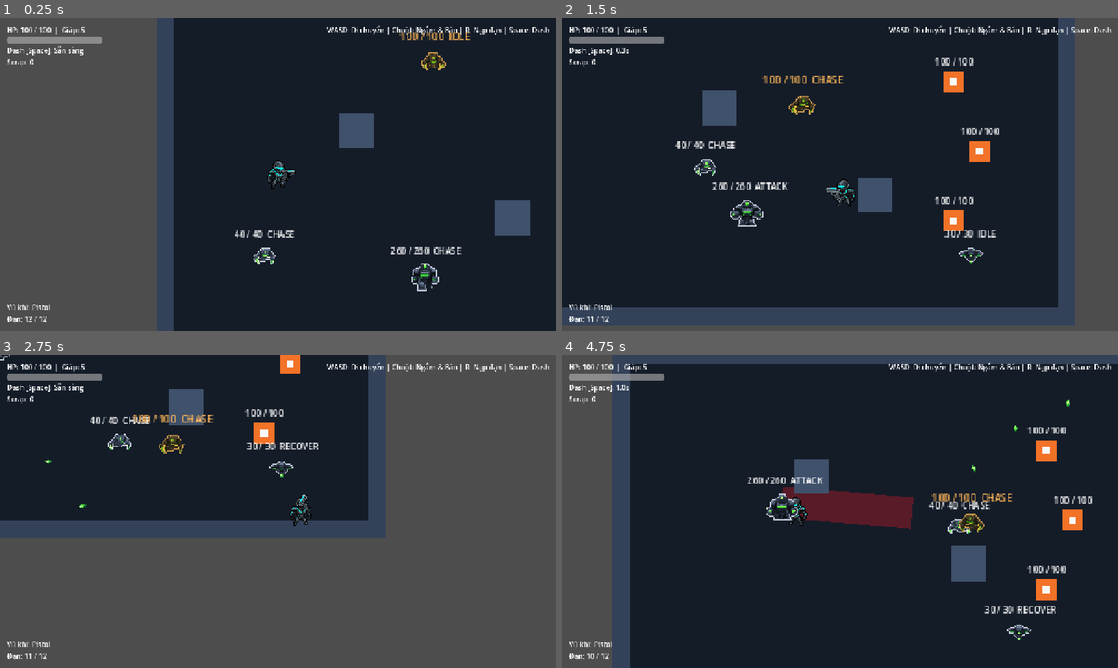
Above: before the commit, frames 1-4 (two rows, left to right).
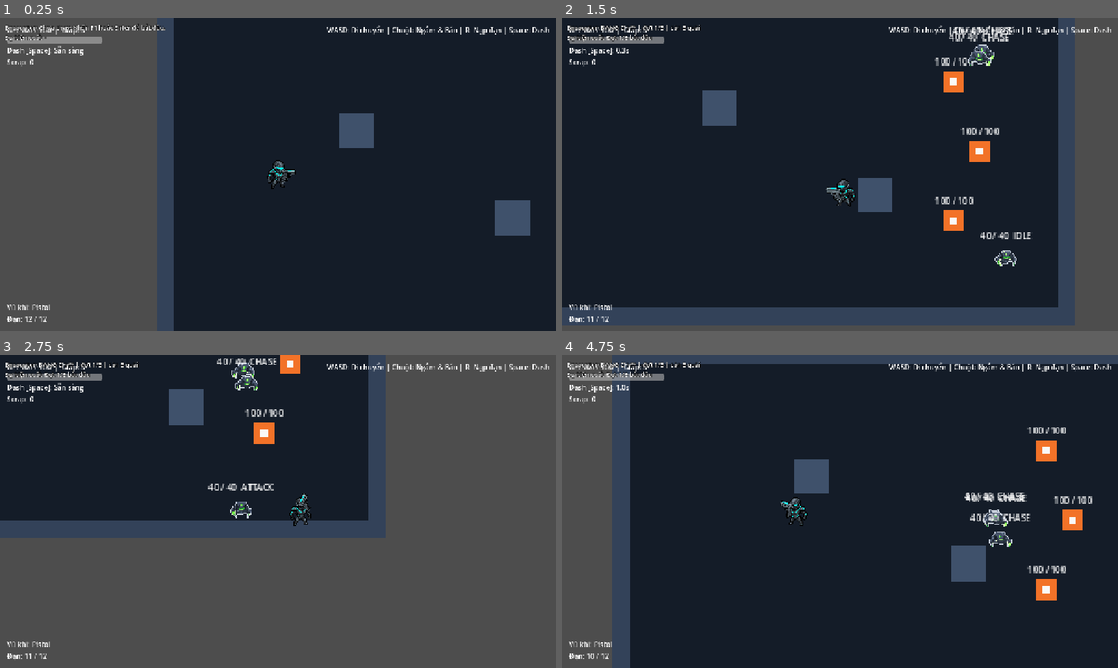
Above: after the commit, the same moments.

Repository: phuvi301/riftbound
Game: Godot game, scene res://scenes/test/test_arena_a.tscn
The game is run twice, just before and just after one commit, with the same random seed, the same clock (stepped at 60 frames per second) and the same inputs.
Inputs (mouse positions are in pixels of both pictures, inside the frame that each line leads up to):
- Up to frame 1 (0.25 s): no input
- Up to frame 2 (1.5 s): tap Enter at 0.5, 0.8, 1.35 s; move the mouse to (962, 158) at 0.52 s; hold D (move_right) 0.53-1.28 s; tap Space (dash) at 0.6 s; click (962, 158) at 0.67 s; move the mouse to (728, 190) at 1.27 s; hold S (move_down) from 1.28 s (still down)
- Up to frame 3 (2.75 s): tap Keypad Enter at 1.55, 2.1 s; move the mouse to (333, 442) at 2.02 s; release S (move_down) at 2.03 s; hold D (move_right) from 2.03 s (still down); tap E at 2.3 s
- Up to frame 4 (4.75 s): move the mouse to (812, 574) at 2.77 s; release D (move_right) at 2.78 s; hold W (move_up) 2.78-3.53 s; tap E at 2.85 s; click (812, 574) at 2.92 s; tap F at 3.05, 3.6 s; move the mouse to (1006, 558) at 3.52 s; hold A (move_left) from 3.53 s (still down); tap K at 3.8, 4.35 s; move the mouse to (673, 464) at 4.27 s; tap Space (dash) at 4.55 s

The runs differ from the first frame. In frame 1, 1.4% of the frame differs, in the area x 1-85%, y 1-88%; in frame 2, 2.3%; in frame 3, 1.8%; in frame 4, 4.2%, in the area x 1-92%, y 2-92%.

Commit message:
feat(encounter): add wave-based Encounter with lock/unlock/cleared signals and arena debug HUD

Diff:
--- a/scenes/enemies/elite/elite_brute_golem.tscn
+++ b/scenes/enemies/elite/elite_brute_golem.tscn
@@ -1,6 +1,11 @@
-[gd_scene format=3]
+[gd_scene format=3 uid="uid://caeuyq1m4viq8"]
 
 [ext_resource type="PackedScene" path="res://scenes/enemies/brute_golem/brute_golem.tscn" id="1_base"]
 
 [node name="EliteBruteGolem" unique_id=1113001 instance=ExtResource("1_base")]
+telegraph_time = 0.7
+dash_time = 0.35
+dash_speed = 430.0
+hit_knockback = 260.0
+telegraph_width = 36.0
 is_elite = true
--- a/scenes/test/test_arena_a.tscn
+++ b/scenes/test/test_arena_a.tscn
@@ -4,11 +4,14 @@
 [ext_resource type="PackedScene" path="res://scenes/player/player.tscn" id="2_player"]
 [ext_resource type="PackedScene" path="res://scenes/test/target_dummy.tscn" id="3_dummy"]
 [ext_resource type="PackedScene" path="res://scenes/ui/hud_minimal.tscn" id="4_hud"]
+[ext_resource type="PackedScene" path="res://scenes/enemies/brute_golem/brute_golem.tscn" id="5_brute"]
 [ext_resource type="PackedScene" path="res://scenes/enemies/melee_drone/melee_drone.tscn" id="5_melee"]
 [ext_resource type="PackedScene" path="res://scenes/enemies/ranger_drone/ranger_drone.tscn" id="5_ranger"]
-[ext_resource type="PackedScene" path="res://scenes/enemies/brute_golem/brute_golem.tscn" id="5_brute"]
-[ext_resource type="PackedScene" path="res://scenes/enemies/elite/elite_melee_drone.tscn" id="5_elite"]
-[ext_resource type="Script" path="res://scripts/test/arena_nav_bake.gd" id="6_navbake"]
+[ext_resource type="Script" uid="uid://c4afvkows400d" path="res://scripts/test/arena_nav_bake.gd" id="6_navbake"]
+[ext_resource type="Script" uid="uid://s4wsfbo8v05a" path="res://scripts/test/encounter_debug.gd" id="e_dbg"]
+[ext_resource type="Script" uid="uid://bl884ivs5lkgi" path="res://scripts/encounter/encounter.gd" id="e_enc"]
+[ext_resource type="Script" uid="uid://c3mkmrbnq8xsx" path="res://scripts/encounter/wave_entry.gd" id="e_entry"]
+[ext_resource type="Script" uid="uid://c48knc08qlj3o" path="res://scripts/encounter/wave_data.gd" id="e_wave"]
 
 [sub_resource type="RectangleShape2D" id="RectangleShape2D_wall_h"]
 size = Vector2(640, 20)
@@ -18,6 +21,42 @@
 
 [sub_resource type="RectangleShape2D" id="RectangleShape2D_pillar"]
 size = Vector2(40, 40)
+
+[sub_resource type="Resource" id="WE_melee3"]
+script = ExtResource("e_entry")
+scene = ExtResource("5_melee")
+count = 3
+
+[sub_resource type="Resource" id="WD1"]
+script = ExtResource("e_wave")
+entries = Array[ExtResource("e_entry")]([SubResource("WE_melee3")])
+
+[sub_resource type="Resource" id="WE_ranger2"]
+script = ExtResource("e_entry")
+scene = ExtResource("5_ranger")
+count = 2
+
+[sub_resource type="Resource" id="WE_melee2"]
+script = ExtResource("e_entry")
+scene = ExtResource("5_melee")
+count = 2
+
+[sub_resource type="Resource" id="WD2"]
+script = ExtResource("e_wave")
+entries = Array[ExtResource("e_entry")]([SubResource("WE_ranger2"), SubResource("WE_melee2")])
+
+[sub_resource type="Resource" id="WE_brute1"]
+script = ExtResource("e_entry")
+scene = ExtResource("5_brute")
+
+[sub_resource type="Resource" id="WE_elite1"]
+script = ExtResource("e_entry")
+scene = ExtResource("5_melee")
+elite = true
+
+[sub_resource type="Resource" id="WD3"]
+script = ExtResource("e_wave")
+entries = Array[ExtResource("e_entry")]([SubResource("WE_brute1"), SubResource("WE_elite1")])
 
 [node name="TestArenaA" type="Node2D" unique_id=1358108506]
 script = ExtResource("1_arena")
@@ -107,41 +146,39 @@
 [node name="TargetDummy3" parent="." unique_id=1324372983 instance=ExtResource("3_dummy")]
 position = Vector2(180, 80)
 
-[node name="NavigationRegion2D" type="NavigationRegion2D" parent="."]
+[node name="NavigationRegion2D" type="NavigationRegion2D" parent="." unique_id=1627301845]
 script = ExtResource("6_navbake")
 
-[node name="SpawnPoints" type="Node2D" parent="."]
+[node name="SpawnPoints" type="Node2D" parent="." unique_id=2123124345]
 
-[node name="Spawn1" type="Marker2D" parent="SpawnPoints"]
+[node name="Spawn1" type="Marker2D" parent="SpawnPoints" unique_id=1645838950]
 position = Vector2(250, -130)
 
-[node name="Spawn2" type="Marker2D" parent="SpawnPoints"]
+[node name="Spawn2" type="Marker2D" parent="SpawnPoints" unique_id=398216939]
 position = Vector2(250, 130)
 
-[node name="Spawn3" type="Marker2D" parent="SpawnPoints"]
+[node name="Spawn3" type="Marker2D" parent="SpawnPoints" unique_id=1423997610]
 position = Vector2(0, -140)
 
-[node name="Spawn4" type="Marker2D" parent="SpawnPoints"]
+[node name="Spawn4" type="Marker2D" parent="SpawnPoints" unique_id=1722039402]
 position = Vector2(0, 140)
 
-[node name="Spawn5" type="Marker2D" parent="SpawnPoints"]
+[node name="Spawn5" type="Marker2D" parent="SpawnPoints" unique_id=1026555695]
 position = Vector2(-250, -130)
 
-[node name="Spawn6" type="Marker2D" parent="SpawnPoints"]
+[node name="Spawn6" type="Marker2D" parent="SpawnPoints" unique_id=2107022910]
 position = Vector2(-250, 130)
 
-[node name="Enemies" type="Node2D" parent="."]
-
-[node name="MeleeDrone" parent="Enemies" instance=ExtResource("5_melee")]
-position = Vector2(-200, 120)
-
-[node name="RangerDrone" parent="Enemies" instance=ExtResource("5_ranger")]
-position = Vector2(200, 120)
-
-[node name="BruteGolem" parent="Enemies" instance=ExtResource("5_brute")]
-position = Vector2(0, 120)
-
-[node name="EliteMeleeDrone" parent="Enemies" instance=ExtResource("5_elite")]
-position = Vector2(0, -130)
+[node name="Enemies" type="Node2D" parent="." unique_id=1558900080]
 
 [node name="HUDMinimal" parent="." unique_id=1527064317 instance=ExtResource("4_hud")]
+
+[node name="Encounter" type="Node" parent="." unique_id=444974361]
+script = ExtResource("e_enc")
+waves = Array[ExtResource("e_wave")]([SubResource("WD1"), SubResource("WD2"), SubResource("WD3")])
+spawn_points = NodePath("../SpawnPoints")
+spawn_parent = NodePath("../Enemies")
+
+[node name="EncounterDebug" type="Node" parent="." unique_id=1871394434]
+script = ExtResource("e_dbg")
+encounter = NodePath("../Encounter")
--- /dev/null
+++ b/scripts/encounter/encounter.gd
@@ -0,0 +1,260 @@
+class_name Encounter
+extends Node
+## Điều phối các đợt quái trong một phòng. Không có hình ảnh: phòng (C hoặc prefab của B) chứa node này.
+##
+## Luồng: start() -> lock_requested -> spawn đợt 1 -> hết quái thì spawn đợt kế -> hết đợt cuối thì
+## unlock_requested rồi encounter_cleared(result) (chỉ phát đúng một lần).
+##
+## Co-op (host-authoritative): chỉ host chạy Encounter. Client gọi start() sẽ bị bỏ qua.
+
+signal wave_started(index: int, total: int)
+signal wave_cleared(index: int)
+## C nối với cửa: khóa khi bắt đầu, mở khi dọn xong.
+signal lock_requested
+signal unlock_requested
+## A dùng `result` để trao thưởng. Keys: room_type, waves, enemies_spawned, enemies_killed,
+## had_elite, had_boss, duration.
+signal encounter_cleared(result: Dictionary)
+
+enum State { IDLE, RUNNING, CLEARED }
+
+@export var waves: Array[WaveData] = []
+## Loại phòng, đưa vào result (vd. &"combat", &"elite", &"boss").
+@export var room_type: StringName = &"combat"
+## Node chứa các Marker2D điểm spawn.
+@export var spawn_points: NodePath
+## Node nhận quái vừa spawn (mặc định: node cha của Encounter).
+@export var spawn_parent: NodePath
+## Điểm spawn phải cách mọi người chơi ít nhất chừng này pixel (nếu không có điểm nào đủ xa thì chọn điểm xa nhất).
+@export var min_spawn_distance: float = 150.0
+## Nghỉ giữa hai đợt (giây).
+@export var wave_delay: float = 1.0
+@export var auto_start: bool = false
+@export var auto_start_delay: float = 0.5
+## Group chứa người chơi. Nếu rỗng thì tìm CharacterBody2D thuộc layer Player (2).
+@export var player_group: StringName = &"players"
+
+const LAYER_PLAYER := 2
+
+var state: State = State.IDLE
+var wave_index: int = -1
+
+var _alive: Dictionary = {}     # instance_id -> enemy đang sống thuộc đợt hiện tại
+var _wave_active: bool = false  # đang trong đợt (cho phép kiểm tra "hết quái")
+var _spawned: int = 0
+var _killed: int = 0
+var _had_elite: bool = false
+var _had_boss: bool = false
+var _started_msec: int = 0
+var _players: Array = []
+
+
+func _ready() -> void:
+	if auto_start:
+		await get_tree().create_timer(auto_start_delay).timeout
+		start()
+
+
+## Bắt đầu encounter. Gọi lại khi đang chạy hoặc đã xong thì bị bỏ qua (dùng reset() để chạy lại).
+func start() -> void:
+	if not _is_authority():
+		return
+	if state != State.IDLE:
+		return
+	if waves.is_empty():
+		push_warning("Encounter '%s' không có đợt nào, bỏ qua." % name)
+		return
+	state = State.RUNNING
+	wave_index = -1
+	_spawned = 0
+	_killed = 0
+	_had_elite = false
+	_had_boss = false
+	_started_msec = Time.get_ticks_msec()
+	lock_requested.emit()
+	_next_wave()
+
+
+## Đưa về IDLE để chạy lại (không xóa quái đang sống). Chỉ dùng khi không chạy.
+func reset() -> void:
+	if state == State.RUNNING:
+		push_warning("Encounter '%s' đang chạy, không reset được." % name)
+		return
+	state = State.IDLE
+	wave_index = -1
+	_alive.clear()
+	_wave_active = false
+
+
+func is_running() -> bool:
+	return state == State.RUNNING
+
+
+func alive_count() -> int:
+	return _alive.size()
+
+
+# ---------------------------------------------------------------- Đợt
+
+func _next_wave() -> void:
+	if state != State.RUNNING:
+		return
+	wave_index += 1
+	if wave_index >= waves.size():
+		_finish()
+		return
+	var wave := waves[wave_index]
+	var delay := (wave_delay if wave_index > 0 else 0.0) + (wave.delay_before if wave != null else 0.0)
+	if delay > 0.0:
+		await get_tree().create_timer(delay).timeout
+		if state != State.RUNNING or not is_inside_tree():
+			return
+	_spawn_wave(wave)
+
+
+func _spawn_wave(wave: WaveData) -> void:
+	_players = _find_players()
+	_wave_active = false
+	if wave != null:
+		for entry in wave.entries:
+			if entry == null or entry.scene == null:
+				push_warning("Encounter '%s': đợt %d có dòng rỗng, bỏ qua." % [name, wave_index])
+				continue
+			for i in entry.count:
+				_spawn_one(entry)
+	_wave_active = true
+	wave_started.emit(wave_index, waves.size())
+	# Đợt rỗng (hoặc quái chết ngay) thì coi như đã xong, tránh kẹt.
+	if _alive.is_empty():
+		_on_wave_cleared()
+
+
+func _spawn_one(entry: WaveEntry) -> void:
+	var enemy := entry.scene.instantiate() as Node2D
+	if enemy == null:
+		push_warning("Encounter '%s': scene không phải Node2D." % name)
+		return
+	if entry.elite and "is_elite" in enemy:
+		enemy.set("is_elite", true)   # phải đặt trước add_child để _ready áp hệ số Elite
+	var parent := _get_spawn_parent()
+	parent.add_child(enemy)
+	enemy.global_position = _pick_spawn_position()
+	var id := enemy.get_instance_id()
+	_alive[id] = enemy
+	_spawned += 1
+	if "is_elite" in enemy and enemy.get("is_elite"):
+		_had_elite = true
+	if enemy.is_in_group("bosses"):
+		_had_boss = true
+	if enemy.has_signal("died"):
+		enemy.connect("died", _on_enemy_died.bind(id))
+	# Phòng hờ quái bị xóa mà không phát died (vd. dọn phòng): vẫn không làm kẹt đợt.
+	enemy.tree_exited.connect(_on_enemy_gone.bind(id))
+
+
+func _on_enemy_died(_enemy: Variant, id: int) -> void:
+	_remove_enemy(id, true)
+
+
+func _on_enemy_gone(id: int) -> void:
+	_remove_enemy(id, false)
+
+
+func _remove_enemy(id: int, killed: bool) -> void:
+	if not _alive.has(id):
+		return   # died rồi tree_exited: chỉ tính một lần
+	_alive.erase(id)
+	if killed:
+		_killed += 1
+	if _wave_active and state == State.RUNNING and _alive.is_empty():
+		_on_wave_cleared()
+
+
+func _on_wave_cleared() -> void:
+	if not _wave_active:
+		return
+	_wave_active = false
+	wave_cleared.emit(wave_index)
+	_next_wave.call_deferred()
+
+
+func _finish() -> void:
+	if state == State.CLEARED:
+		return   # không phát encounter_cleared hai lần
+	state = State.CLEARED
+	unlock_requested.emit()
+	encounter_cleared.emit({
+		"room_type": room_type,
+		"waves": waves.size(),
+		"enemies_spawned": _spawned,
+		"enemies_killed": _killed,
+		"had_elite": _had_elite,
+		"had_boss": _had_boss,
+		"duration": float(Time.get_ticks_msec() - _started_msec) / 1000.0,
+	})
+
+
+# ---------------------------------------------------------------- Vị trí spawn
+
+func _get_spawn_parent() -> Node:
+	if not spawn_parent.is_empty():
+		var n := get_node_or_null(spawn_parent)
+		if n != null:
+			return n
+	return get_parent()
+
+
+func _get_markers() -> Array[Marker2D]:
+	var out: Array[Marker2D] = []
+	var holder := get_node_or_null(spawn_points) if not spawn_points.is_empty() else null
+	if holder == null:
+		return out
+	for child in holder.get_children():
+		if child is Marker2D:
+			out.append(child)
+	return out
+
+
+func _pick_spawn_position() -> Vector2:
+	var markers := _get_markers()
+	if markers.is_empty():
+		push_warning("Encounter '%s' không có điểm spawn, dùng vị trí node cha." % name)
+		var p := _get_spawn_parent()
+		return p.global_position if p is Node2D else Vector2.ZERO
+	var far: Array[Marker2D] = []
+	var farthest: Marker2D = markers[0]
+	var farthest_d := -1.0
+	for m in markers:
+		var d := _min_distance_to_players(m.global_position)
+		if d >= min_spawn_distance:
+			far.append(m)
+		if d > farthest_d:
+			farthest_d = d
+			farthest = m
+	var chosen: Marker2D = far.pick_random() if not far.is_empty() else farthest
+	return chosen.global_position + Vector2(randf_range(-12.0, 12.0), randf_range(-12.0, 12.0))
+
+
+func _min_distance_to_players(pos: Vector2) -> float:
+	if _players.is_empty():
+		return INF
+	var best := INF
+	for p in _players:
+		if is_instance_valid(p):
+			best = minf(best, pos.distance_to((p as Node2D).global_position))
+	return best
+
+
+func _find_players() -> Array:
+	var out: Array = []
+	if player_group != &"":
+		out = get_tree().get_nodes_in_group(player_group)
+	if out.is_empty():
+		for body in get_tree().root.find_children("*", "CharacterBody2D", true, false):
+			if (body as CollisionObject2D).collision_layer & LAYER_PLAYER:
+				out.append(body)
+	return out
+
+
+func _is_authority() -> bool:
+	return not multiplayer.has_multiplayer_peer() or multiplayer.is_server()
--- /dev/null
+++ b/scripts/encounter/wave_data.gd
@@ -0,0 +1,7 @@
+class_name WaveData
+extends Resource
+## Một đợt quái: danh sách {scene, count} cộng thời gian chờ trước khi spawn.
+
+@export var entries: Array[WaveEntry] = []
+## Chờ thêm bao lâu (giây) trước khi spawn đợt này, cộng vào `wave_delay` của Encounter.
+@export var delay_before: float = 0.0
--- /dev/null
+++ b/scripts/encounter/wave_entry.gd
@@ -0,0 +1,8 @@
+class_name WaveEntry
+extends Resource
+## Một dòng trong đợt: spawn `count` quái từ `scene`.
+
+@export var scene: PackedScene
+@export_range(1, 50) var count: int = 1
+## Bật để quái này là Elite (nhân chỉ số, đổi màu) mà không cần scene Elite riêng.
+@export var elite: bool = false
--- /dev/null
+++ b/scripts/test/encounter_debug.gd
@@ -0,0 +1,67 @@
+extends Node
+## Công cụ thử Encounter trong arena.
+## F1 hoặc Enter: bắt đầu (hoặc chạy lại). Bảng trạng thái hiện ở góc trái trên màn hình, sự kiện cũng in ra Output.
+
+@export var encounter: NodePath
+
+var _enc: Encounter
+var _label: Label
+var _last_event: String = ""
+
+
+func _ready() -> void:
+	_enc = get_node_or_null(encounter) as Encounter
+	if _enc == null:
+		return
+	var layer := CanvasLayer.new()
+	layer.layer = 50
+	add_child(layer)
+	_label = Label.new()
+	_label.position = Vector2(12, 12)
+	_label.add_theme_font_size_override("font_size", 14)
+	_label.add_theme_color_override("font_outline_color", Color.BLACK)
+	_label.add_theme_constant_override("outline_size", 4)
+	layer.add_child(_label)
+
+	_enc.wave_started.connect(func(i, total): _log("Đợt %d/%d bắt đầu" % [i + 1, total]))
+	_enc.wave_cleared.connect(func(i): _log("Đợt %d đã dọn" % [i + 1]))
+	_enc.lock_requested.connect(func(): _log("KHÓA cửa"))
+	_enc.unlock_requested.connect(func(): _log("MỞ cửa"))
+	_enc.encounter_cleared.connect(func(r): _log("XONG: %d/%d quái, Elite=%s, Boss=%s, %.1fs" % [r.enemies_killed, r.enemies_spawned, r.had_elite, r.had_boss, r.duration]))
+	_refresh()
+
+
+func _log(text: String) -> void:
+	_last_event = text
+	print("[Encounter] ", text)
+	_refresh()
+
+
+func _process(_delta: float) -> void:
+	_refresh()
+
+
+func _refresh() -> void:
+	if _label == null or _enc == null:
+		return
+	var status := ""
+	match _enc.state:
+		Encounter.State.IDLE:
+			status = "Chưa chạy. Nhấn F1 hoặc Enter để bắt đầu."
+		Encounter.State.RUNNING:
+			status = "ĐANG CHẠY | đợt %d/%d | còn %d quái" % [maxi(_enc.wave_index + 1, 1), _enc.waves.size(), _enc.alive_count()]
+		Encounter.State.CLEARED:
+			status = "ĐÃ DỌN XONG (cửa mở). Nhấn F1 hoặc Enter để chạy lại."
+	_label.text = "Encounter: %s\nSự kiện cuối: %s" % [status, _last_event if _last_event != "" else "-"]
+
+
+func _unhandled_input(event: InputEvent) -> void:
+	if not (event is InputEventKey and event.pressed and not event.echo):
+		return
+	if event.keycode != KEY_F1 and event.keycode != KEY_ENTER and event.keycode != KEY_KP_ENTER:
+		return
+	if _enc == null:
+		return
+	if _enc.state == Encounter.State.CLEARED:
+		_enc.reset()
+	_enc.start()
Not shown, added: scripts/encounter/encounter.gd.uid
Not shown, added: scripts/encounter/wave_data.gd.uid
Not shown, added: scripts/encounter/wave_entry.gd.uid
Not shown, added: scripts/test/encounter_debug.gd.uid
